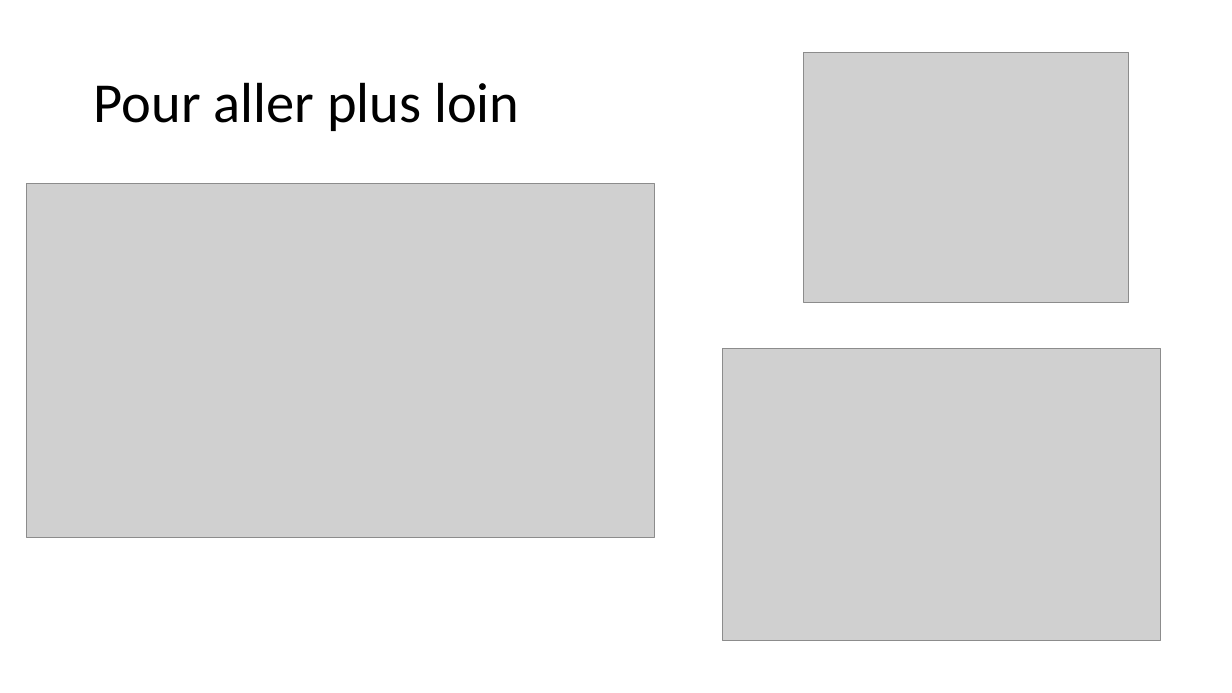
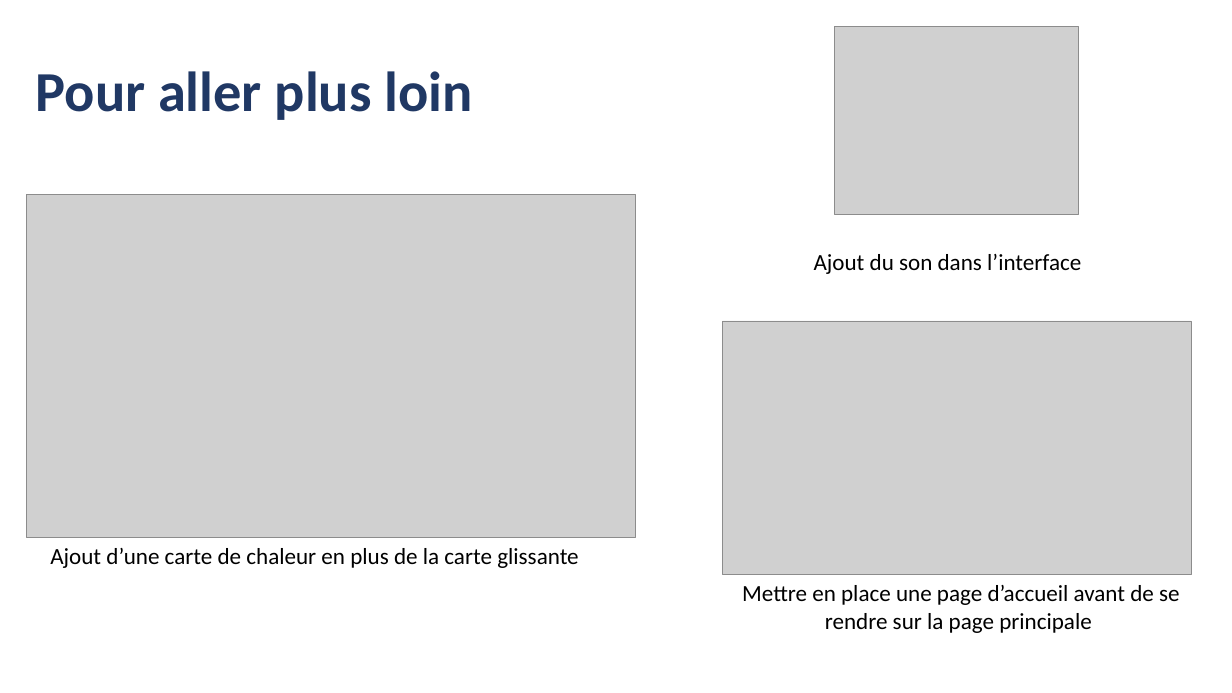
Before and after one commit to gwidoo/Projet-Web-application, a slide deck: slide 7 of Projet WEB.pptx. Drawn at 1232x693 pixels with LibreOffice and Linux fonts; fonts in the diff are those of the drawing; grey boxes stand for pictures. Boxes give left, top, right and bottom in pixels: in the first picture for what was removed or moved away, otherwise in the second. Text is boxed around its words. In the diff, an @@ line names an element or a change of style, - is before the commit and + after.

```diff
--- a/Projet WEB.pptx
+++ b/Projet WEB.pptx
@@ title "Pour aller plus loin": place and size @@
-title "Pour aller plus loin" at (94,82,519,131)
+title "Pour aller plus loin" at (36,71,472,120)
@@ title "Pour aller plus loin" at (36,71,472,120): text colour #000000 to #203864, bold on @@
@@ picture: place and size @@
-picture at (804,52,1129,302)
+picture at (836,27,1080,214)
@@ picture: place and size @@
-picture at (26,184,654,538)
+picture at (26,195,635,537)
@@ text added at (814,254,1081,274), 18 pt, text #000000 @@
+Ajout du son dans l’interface
@@ picture: place and size @@
-picture at (723,348,1161,640)
+picture at (723,321,1191,574)
@@ text added at (50,548,578,568), 18 pt, text #000000 @@
+Ajout d’une carte de chaleur en plus de la carte glissante
@@ text added at (742,585,1180,633), 18 pt, text #000000 @@
+Mettre en place une page d’accueil avant de se rendre sur la page principale
```
Also in this commit, not shown: 7 other slides changed.
